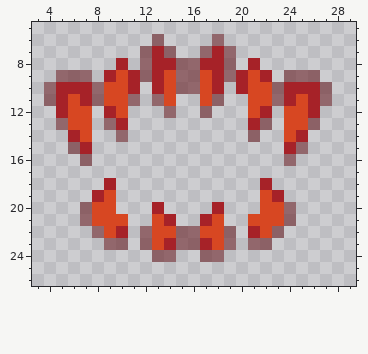
A pixel-art sprite gets an edit: Resources/Textures/_CP14/Actions/Spells/vampire.rsi/bite.png. The first picture shows the starting point.
The file is 32x32 pixels. Shown: x 3..29, y 5..26.
After:
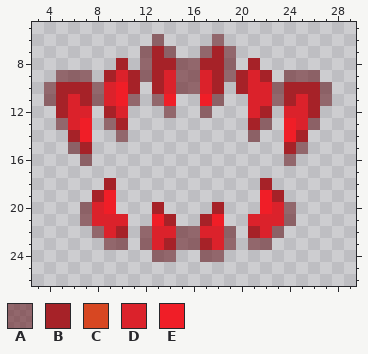
Palette (. is transparent): A #6b232999  B #a62228  C #d74722  D #db222b  E #f01e27
Change:
Changed rows in their new state; - is an unchanged pixel.
first column x 6:
 9 ----D---D--D---D----
10 ---DE---D--D---DD---
11 D--DE---E--E---DD--D
12 DD--D----------D--DD
13 DE----------------ED
14 -E----------------E-
first column x 8:
19 -E------------E-
20 DE------------ED
21 DDD--E----E--DDD
22 -D---DD--DD---D-
23 -----D----D-----
Boxes around the changes in both pictures, in picture pixels (x1, y1, x2, y2):
changed: (68, 70, 308, 250)
